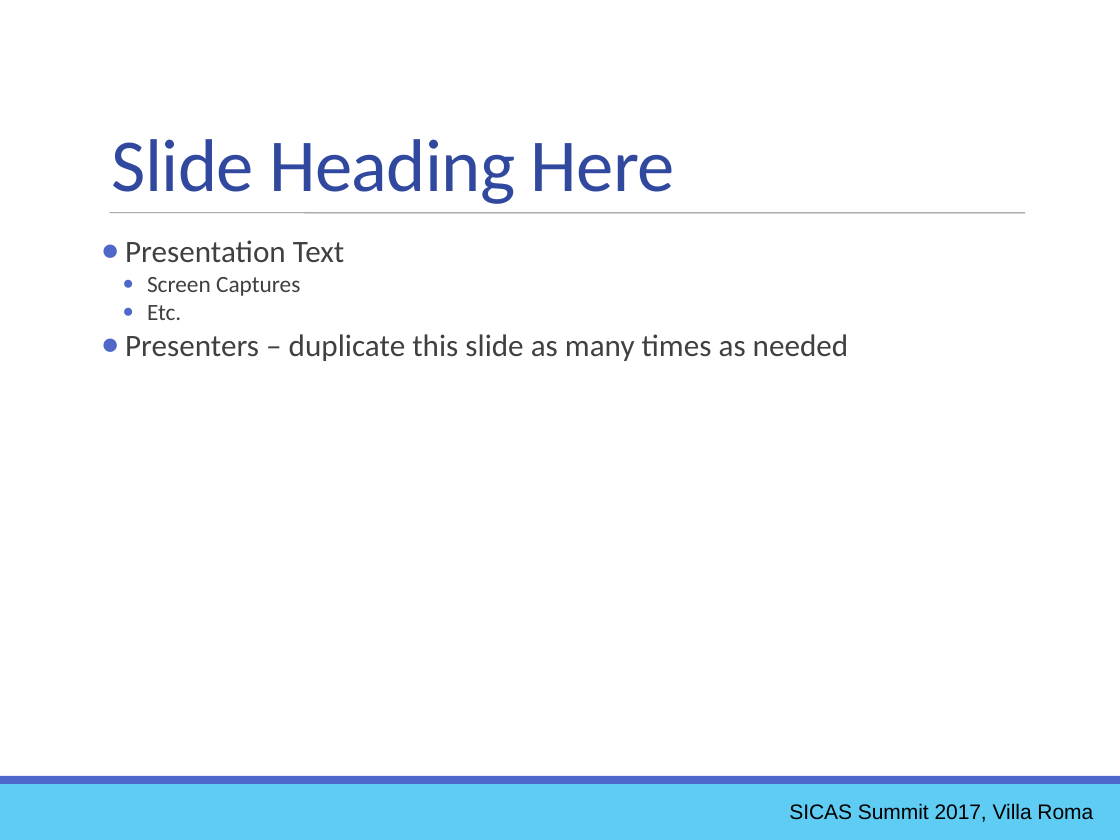
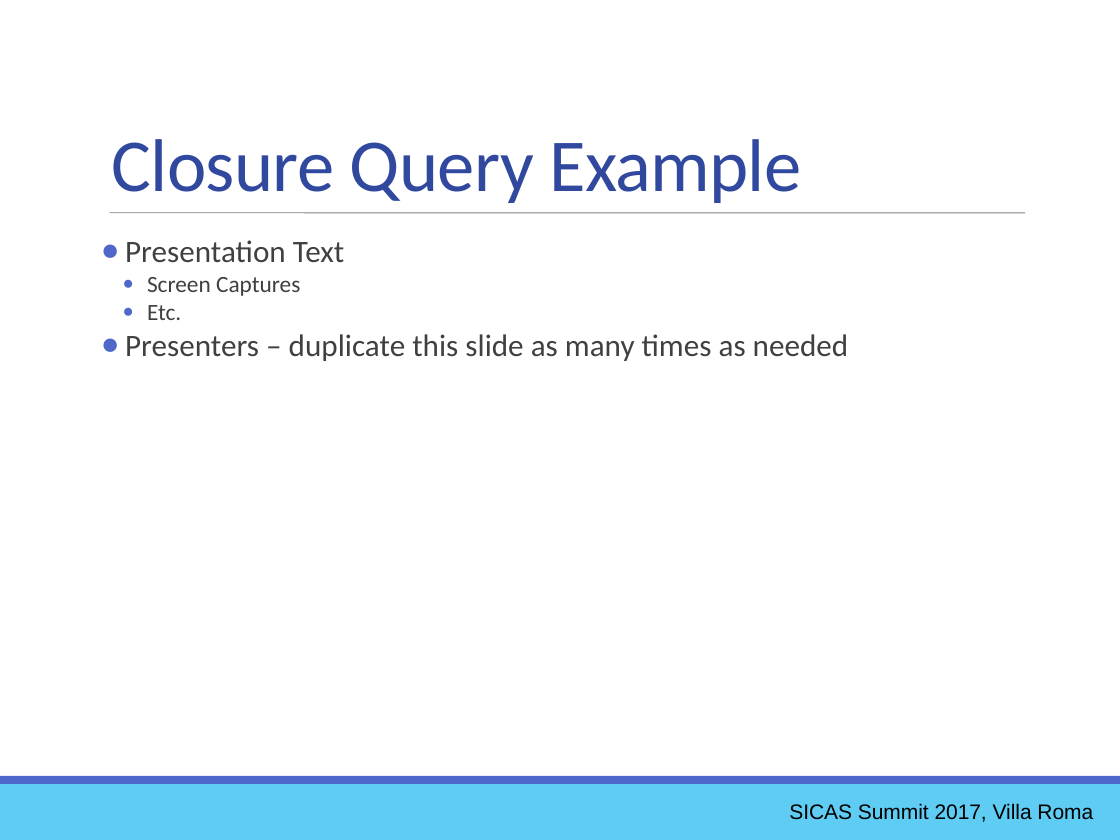
Before and after one commit to ewcole/simple_report, a slide deck: slide 26 of docs/SICAS_2017/Cole_Drop-In Reporting with Groovy.pptx. Drawn at 1120x840 pixels with LibreOffice and Linux fonts; fonts in the diff are those of the drawing. Boxes give left, top, right and bottom in pixels: in the first picture for what was removed or moved away, otherwise in the second. Text is boxed around its words. In the diff, an @@ line names an element or a change of style, - is before the commit and + after.

Commit message:
Another Groovy Example

```diff
--- a/docs/SICAS_2017/Cole_Drop-In Reporting with Groovy.pptx
+++ b/docs/SICAS_2017/Cole_Drop-In Reporting with Groovy.pptx
@@ text at (x1=112, y1=139, x2=801, y2=203): text changed @@
-Slide Heading Here
+Closure Query Example
```
Also in this commit, not shown: 1 other slide changed.
